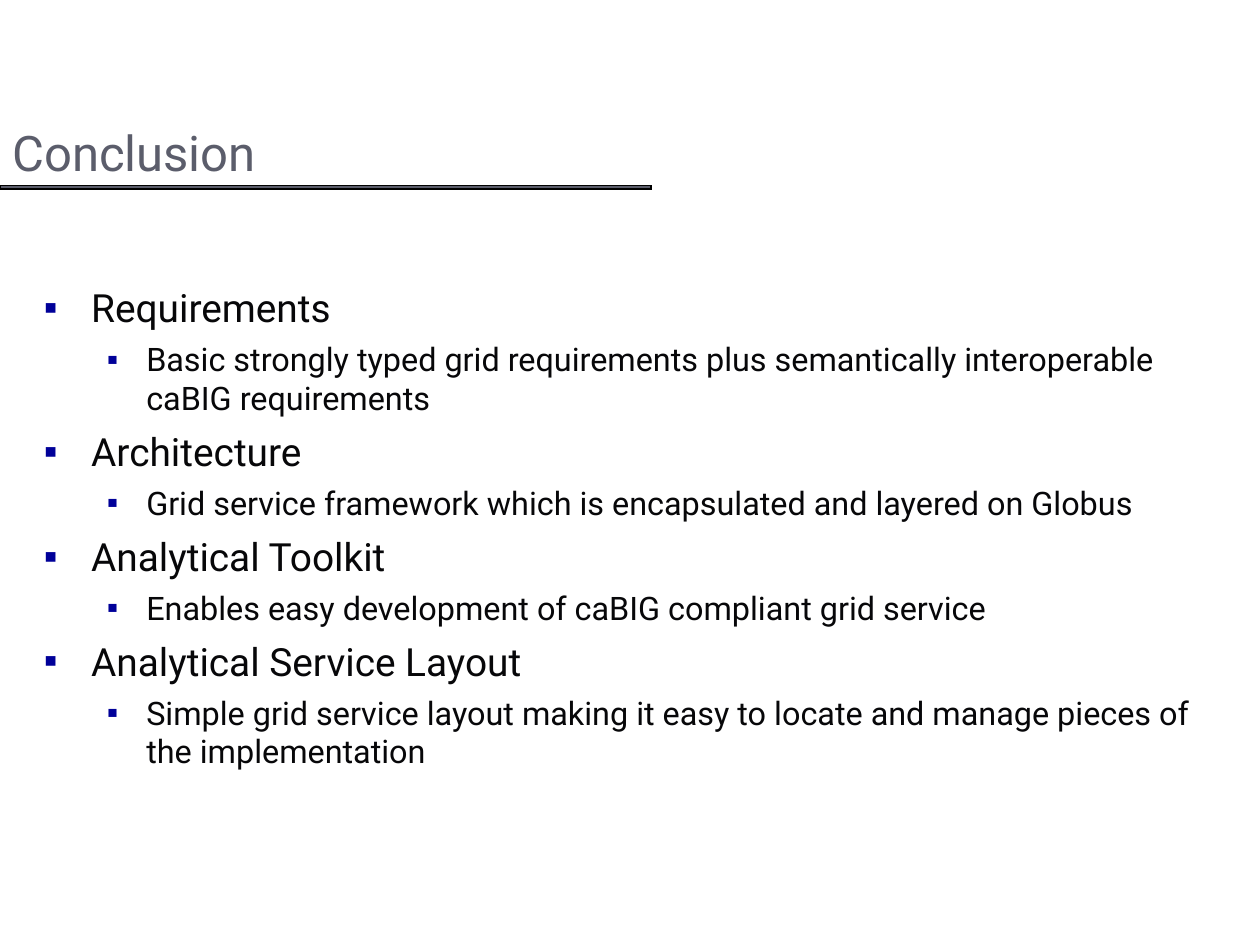
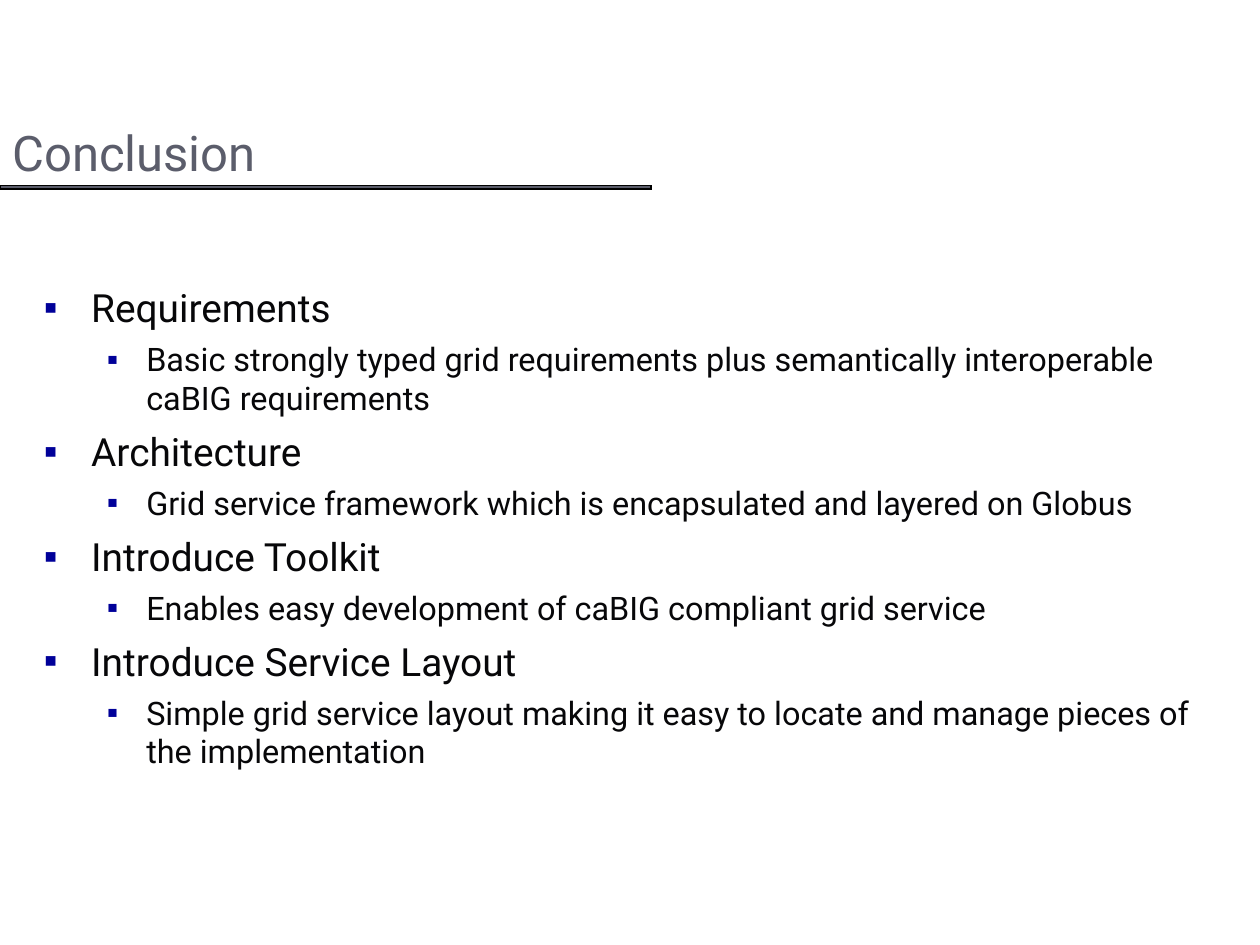
Before and after one commit to NCIP/cagrid-docs, a slide deck: slide 14 of presentations/introduce/Introduce_DIALOGUE2.ppt (slide 37 before the commit). Drawn at 1260x945 pixels with LibreOffice and Linux fonts; fonts in the diff are those of the drawing; background and template pictures are left out. Boxes give left, top, right and bottom in pixels: in the first picture for what was removed or moved away, otherwise in the second. Text is boxed around its words. In the diff, an @@ line names an element or a change of style, - is before the commit and + after.

```diff
--- a/presentations/introduce/Introduce_DIALOGUE2.ppt
+++ b/presentations/introduce/Introduce_DIALOGUE2.ppt
@@ text at box(91, 542, 381, 572): text changed @@
-▪ Analytical Toolkit
+▪ Introduce Toolkit
@@ text at box(91, 647, 516, 685): text changed @@
-▪ Analytical Service Layout
+▪ Introduce Service Layout
```
Also in this commit, not shown: 12 other slides changed, 1 slide added, 24 slides removed, 1 other file.
